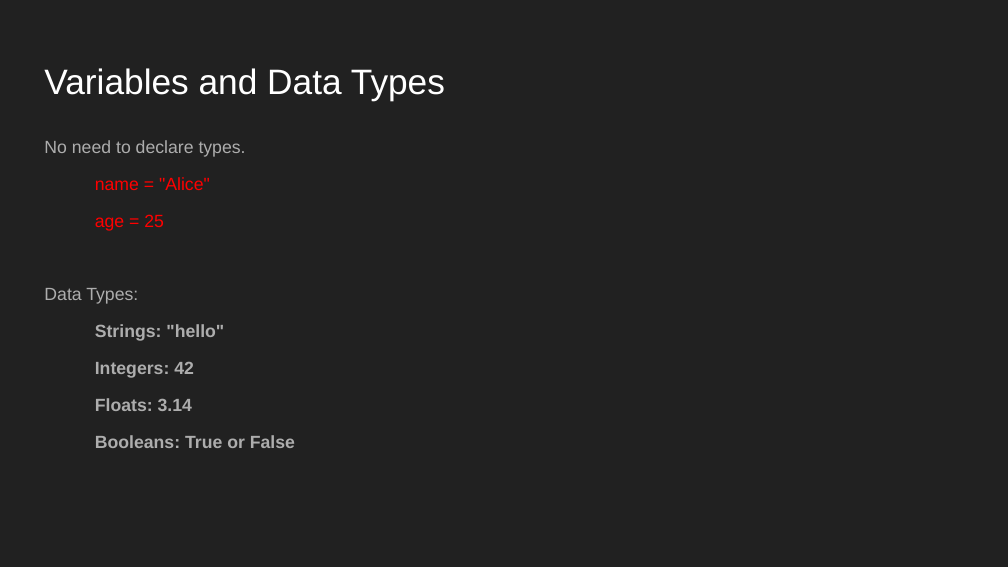
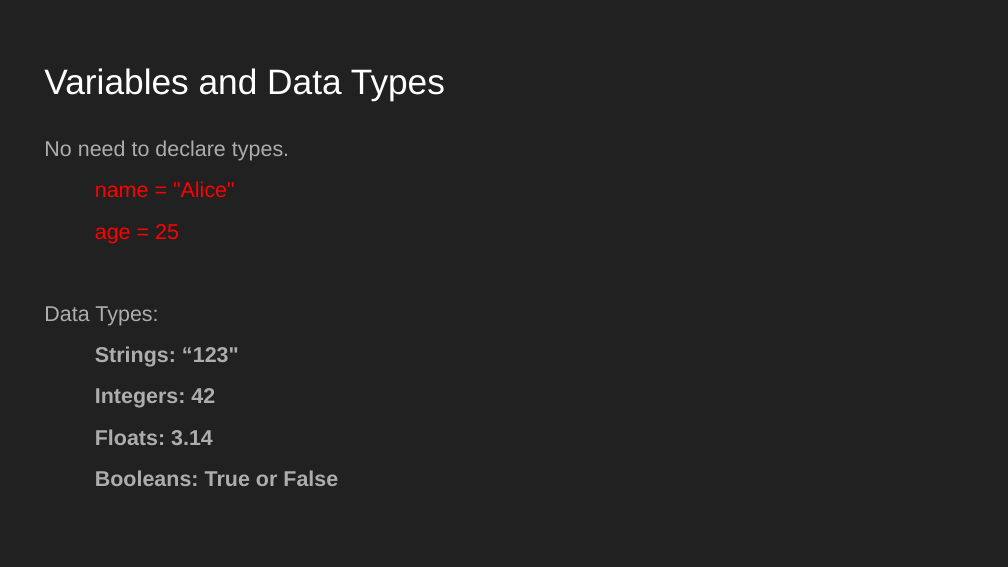
Before and after one commit to nsolaf1/Methods_and_Tools, a slide deck: slide 6 of Slides/Slide 1 Intro to Python.pptx. Drawn at 1008x567 pixels with LibreOffice and Linux fonts; fonts in the diff are those of the drawing. Boxes give left, top, right and bottom in pixels: in the first picture for what was removed or moved away, otherwise in the second. Text is boxed around its words. In the diff, an @@ line names an element or a change of style, - is before the commit and + after.

```diff
--- a/Slides/Slide 1 Intro to Python.pptx
+++ b/Slides/Slide 1 Intro to Python.pptx
@@ text at bbox=[44, 140, 338, 486]: size 12.6 to 15.3 pt in "No need to declare types.", "name = "Alice"", "age = 25", "Data Types:" and 3 more places @@
@@ text at bbox=[95, 346, 239, 367]: text changed; size 12.6 to 15.3 pt @@
-Strings: "hello"
+Strings: “123"
```
Also in this commit, not shown: 1 other slide changed, 1 other file.
